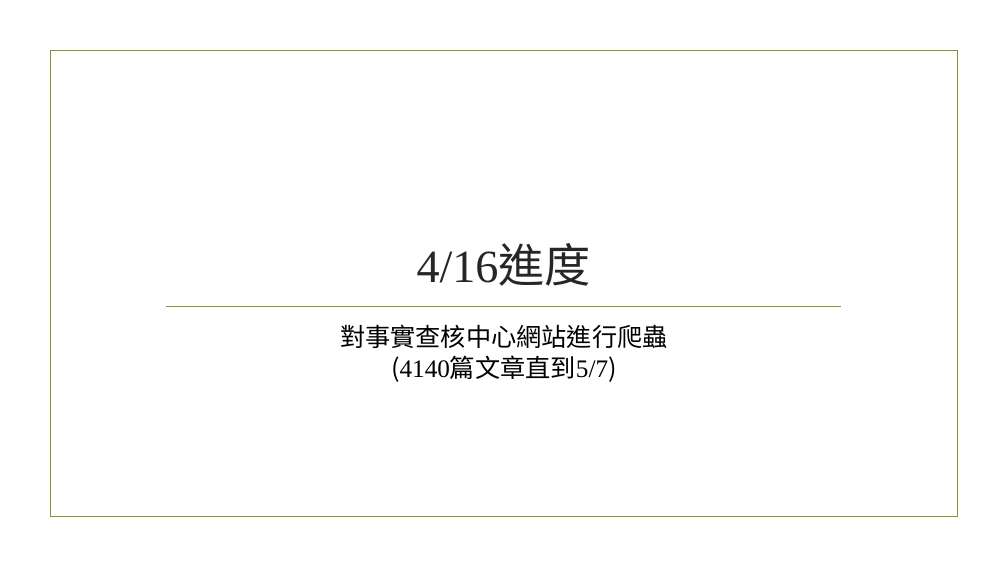
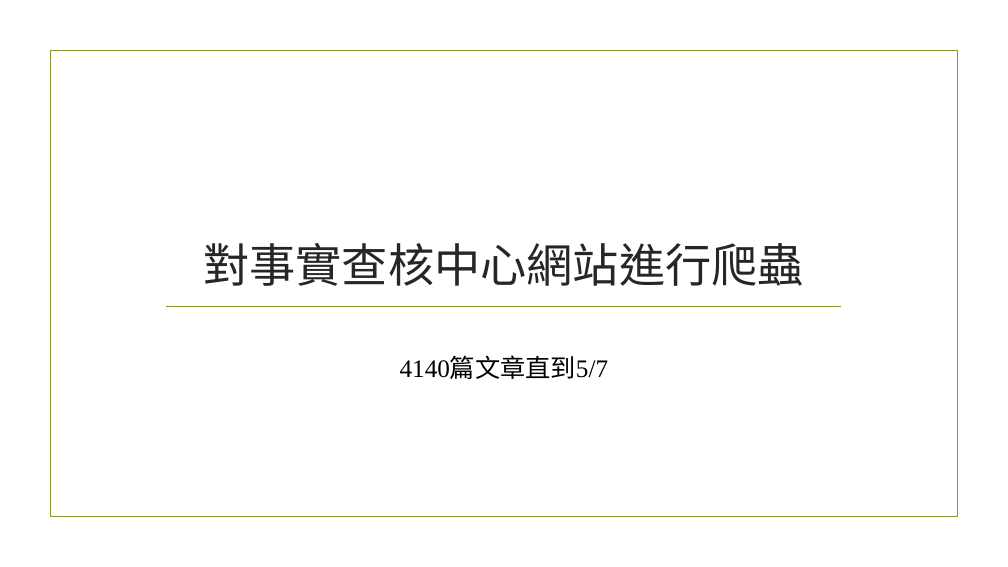
Before and after one commit to linsitin/IRE_project, a slide deck: slide 2 of 資訊檢索系統期末專案.pptx. Drawn at 1008x567 pixels with LibreOffice and Linux fonts; fonts in the diff are those of the drawing; background and template pictures are left out. Boxes give left, top, right and bottom in pixels: in the first picture for what was removed or moved away, otherwise in the second. Text is boxed around its words. In the diff, an @@ line names an element or a change of style, - is before the commit and + after.

Commit message:
5/7報告進度

```diff
--- a/資訊檢索系統期末專案.pptx
+++ b/資訊檢索系統期末專案.pptx
@@ title at [203,243,804,286]: text changed; font Times New Roman to Noto Sans CJK SC @@
-4/16進度
+對事實查核中心網站進行爬蟲
@@ text at [400,357,609,379]: text changed; font Noto Sans CJK SC to Times New Roman @@
-對事實查核中心網站進行爬蟲
-(4140篇文章直到5/7)
+4140篇文章直到5/7
```
Also in this commit, not shown: 2 other slides changed.
